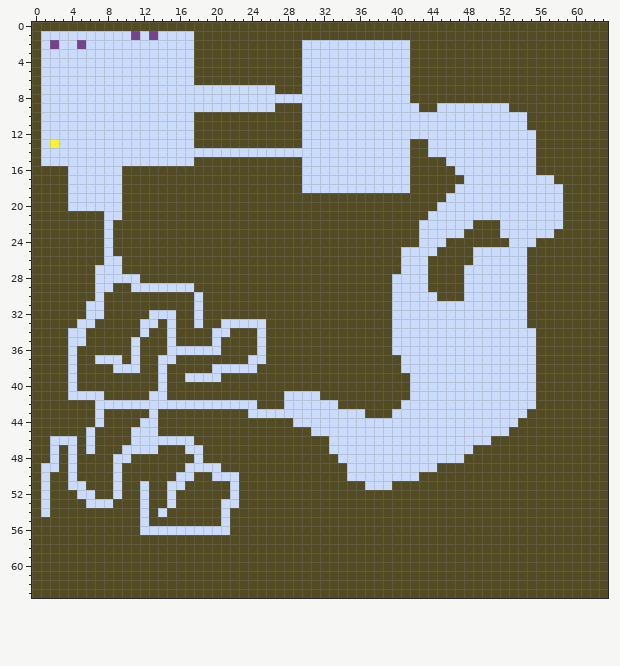
Pixel-art file: docs/assets/level.aseprite. That is the earlier state.
64x64 pixels, 1 frame.
After the commit:
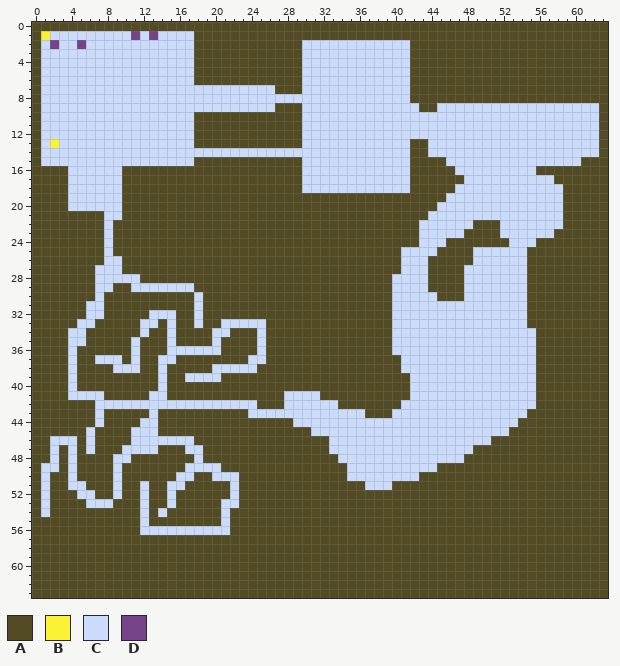
Palette (. is transparent): A #524b24  B #fbf236  C #cbdbfc  D #76428a
Change:
Changed rows in their new state; - is an unchanged pixel.
first column x 1:
 1 B
first column x 53:
 9 CCCCCCCCCC
10 --CCCCCCCC
11 --CCCCCCCC
12 ---CCCCCCC
13 ---CCCCCCC
14 ---CCCCCCC
15 ---CCCCC--
